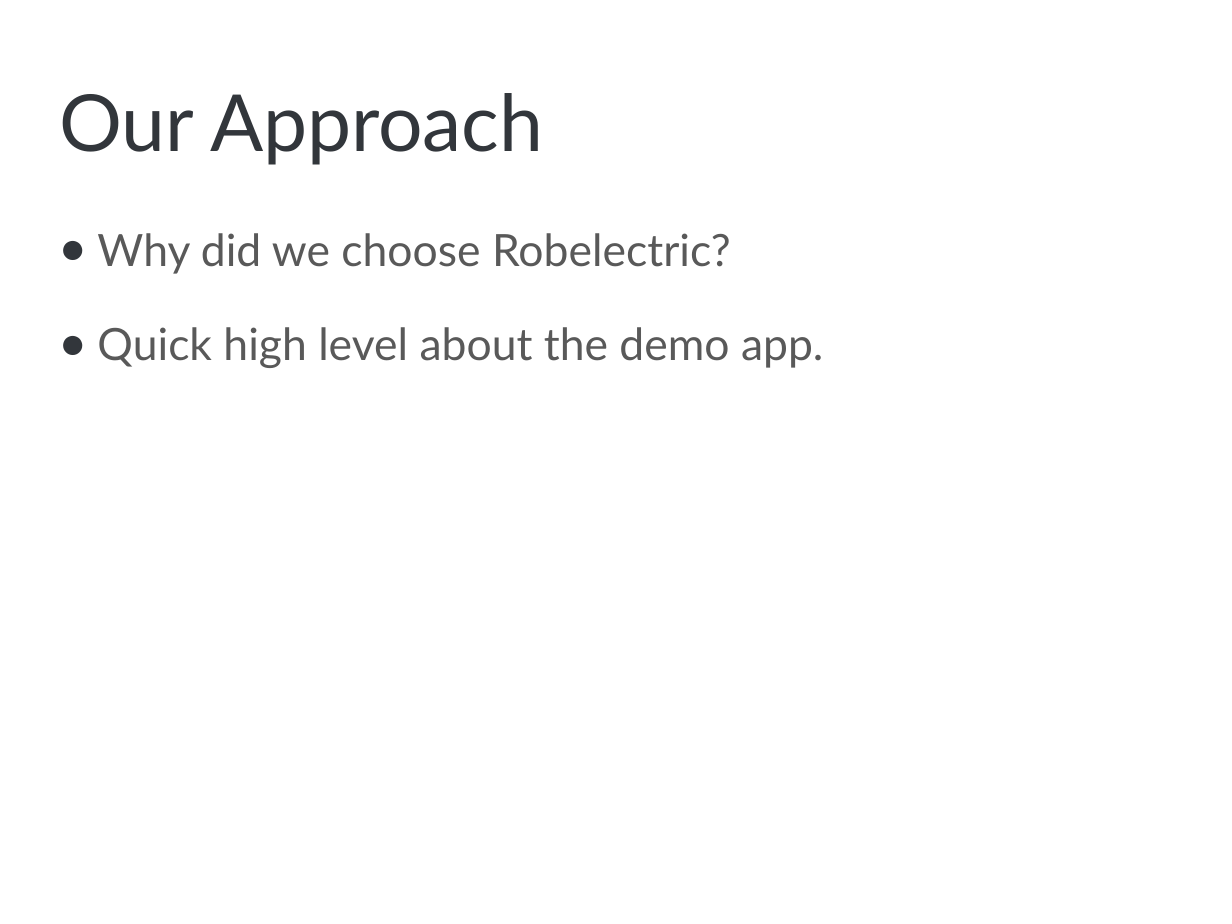
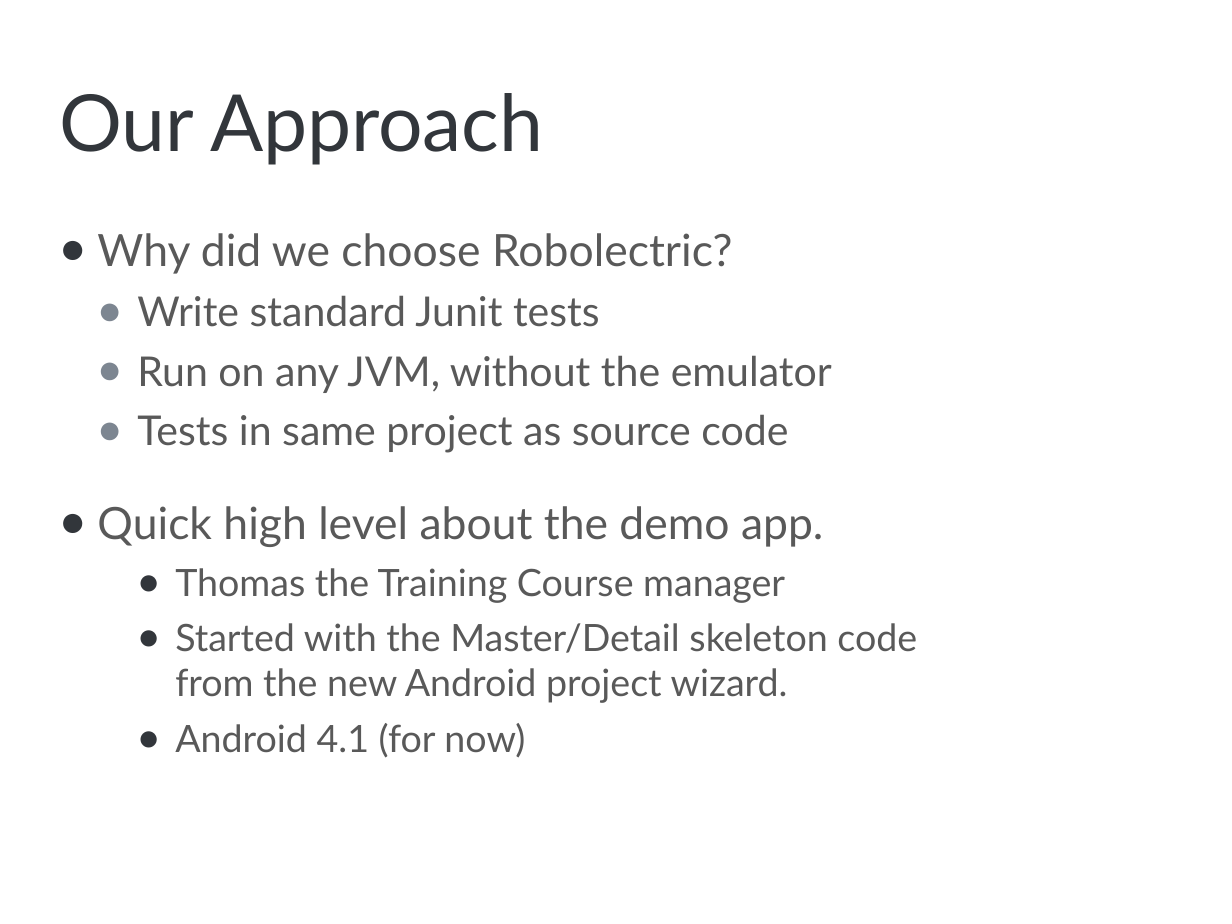
Before and after one commit to brycep/thomas, a slide deck: slide 4 of thomas-android/src/main/presentations/Unit Testing.pptx. Drawn at 1232x924 pixels with LibreOffice and Linux fonts; fonts in the diff are those of the drawing; background and template pictures are left out. Boxes give left, top, right and bottom in pixels: in the first picture for what was removed or moved away, otherwise in the second. Text is boxed around its words. In the diff, an @@ line names an element or a change of style, - is before the commit and + after.

```diff
--- a/thomas-android/src/main/presentations/Unit Testing.pptx
+++ b/thomas-android/src/main/presentations/Unit Testing.pptx
@@ text at [97,233,832,453]: text changed; size 26 to 24 pt @@
-● Why did we choose Robelectric?
+● Why did we choose Robolectric?
+  ● Write standard Junit tests
+  ● Run on any JVM, without the emulator
+  ● Tests in same project as source code
@@ text at [175,568,917,758]: paragraphs added @@
+    ● Thomas the Training Course manager
+    ● Started with the Master/Detail skeleton code from the new Android project wizard.
+    ● Android 4.1 (for now)
```
Also in this commit, not shown: 2 other slides changed, 1 slide added, 2 other files.
